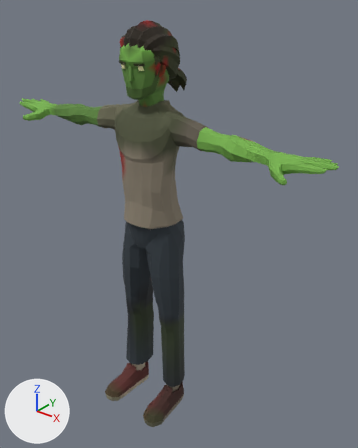
A saved change to the glTF model assets/models/ch_zombie_walker.glb.
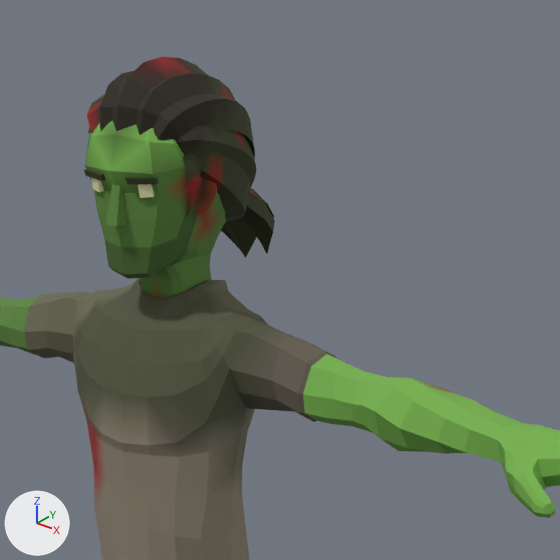
Each version is shown whole from a camera (50 mm lens) standing at (1.381, -2.909, -97.865) and looking at (0.082, -1.284, -98.872), then close up on the part from 25% to 81% of the width and 0% to 45% of the height. The axes (+X, +Y, +Z) are drawn at lower left. The lights are the same throughout. The last two pictures show the newer version. Where no turn or scale is listed for an object, it has been applied to the vertices. Vertices at exactly the same position are counted once.

Objects in the first close-up: 'Body'.
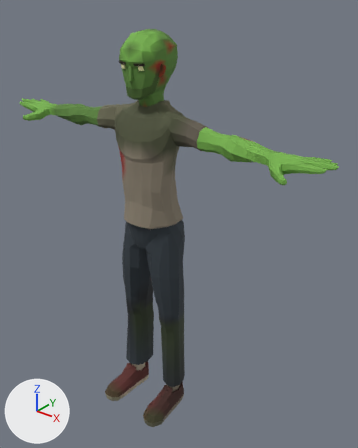
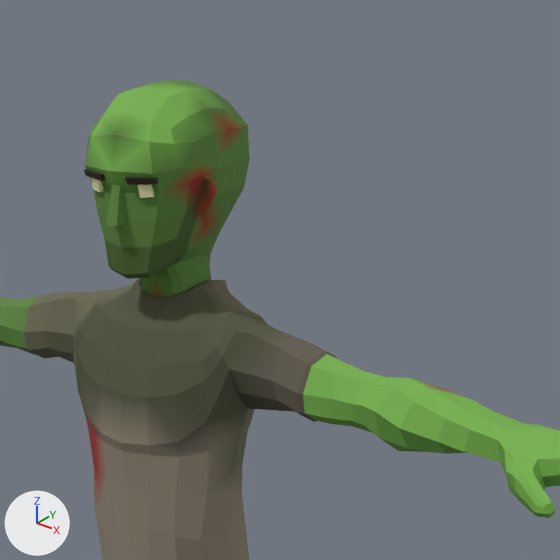
The newer file is also turned or shifted as a whole; pictures and numbers use the older file's frame.

Changed parts and their boxes [x1, y1, x2, y2] in the close-ups (560 x 560 px):
'Body', reshaped
    before: [0, 57, 560, 560]
    after: [0, 80, 560, 560]
part 1 of me_body, deleted
    before: [87, 57, 275, 258]

The change, as a diff of the scene's bpy script:
```diff
--- a/assets/models/ch_zombie_walker.glb.py
+++ b/assets/models/ch_zombie_walker.glb.py
@@ me_body @@
 # used by ob_body; location = (0.0, 0.0, 0.0)
-me_body.from_pydata(...)  # 2964 vertices, 5776 faces; spans x -0.84..0.84, y -1.61..-1.15, z -99.85..-97.99
+me_body.from_pydata(...)  # 2325 vertices, 4588 faces; spans x -0.84..0.84, y -1.61..-1.26, z -99.85..-98.02
+# me_body part 1: 15 loose pieces with 639 vertices, spanning x -0.11..0.11, y -1.48..-1.15, z -98.29..-97.99, are deleted
+# other edits to the shape of me_body do not show in these pictures
 me_body.materials.append(mat_character)
```
